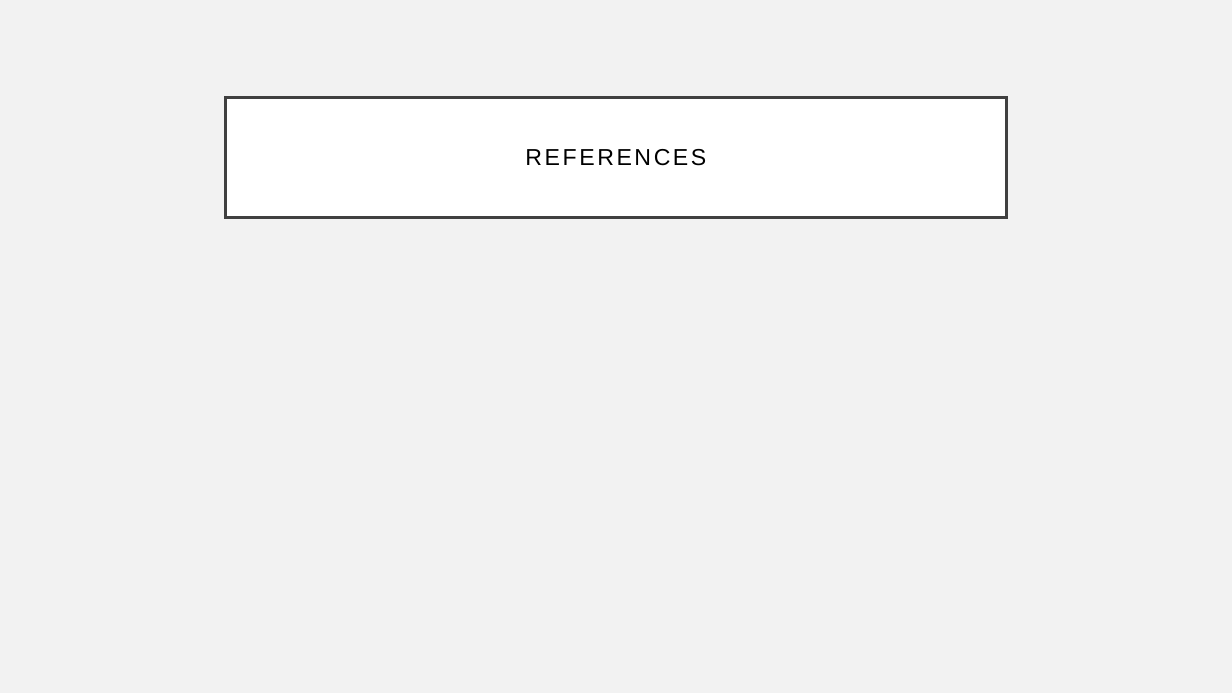
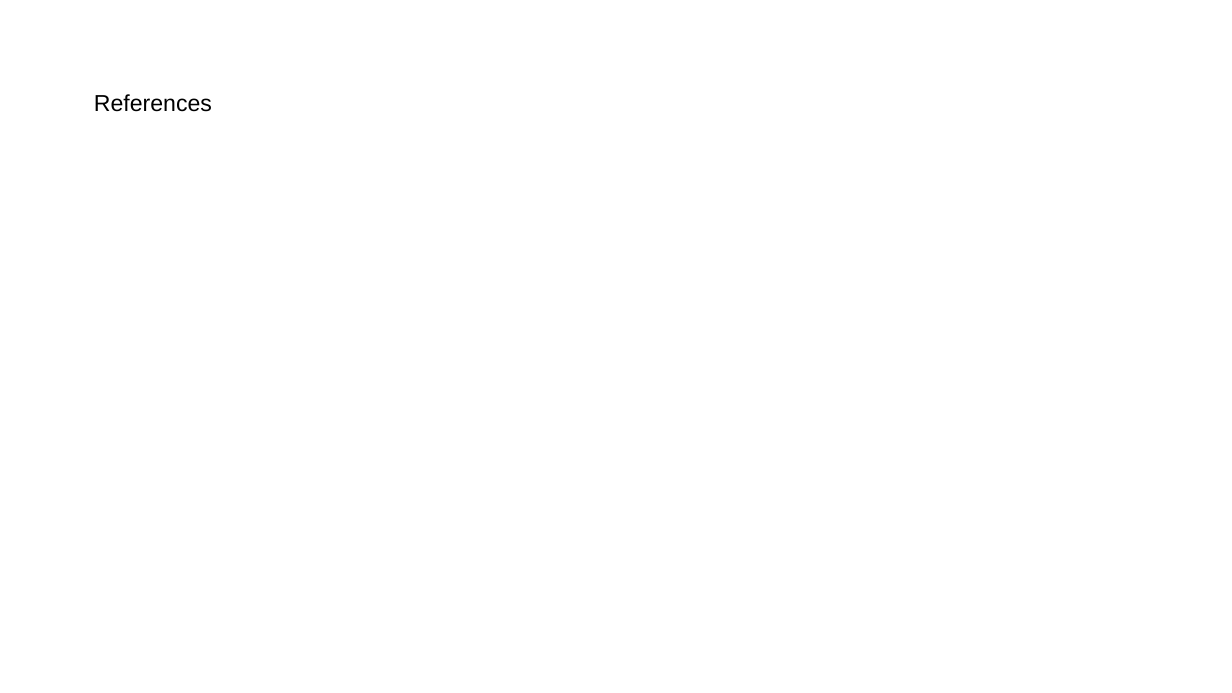
Before and after one commit to mathisme/ThinkfulDSFinalCapstone, a slide deck: slide 12 of PresentationTemplate.pptx. Drawn at 1232x693 pixels with LibreOffice and Linux fonts; fonts in the diff are those of the drawing. Boxes give left, top, right and bottom in pixels: in the first picture for what was removed or moved away, otherwise in the second. Text is boxed around its words. In the diff, an @@ line names an element or a change of style, - is before the commit and + after.

```diff
--- a/PresentationTemplate.pptx
+++ b/PresentationTemplate.pptx
@@ background #F2F2F2 to #FFFFFF @@
@@ title "References": place and size @@
-title "References" at bbox=[226, 97, 1006, 217]
+title "References" at bbox=[94, 94, 212, 112]
@@ title "References" at bbox=[94, 94, 212, 112]: fill #FFFFFF to none; outline #404040 2.5 pt to none @@
@@ title at bbox=[94, 94, 212, 112]: text changed @@
-REFERENCES
+References
```
Also in this commit, not shown: 12 other slides changed, 1 other file.
